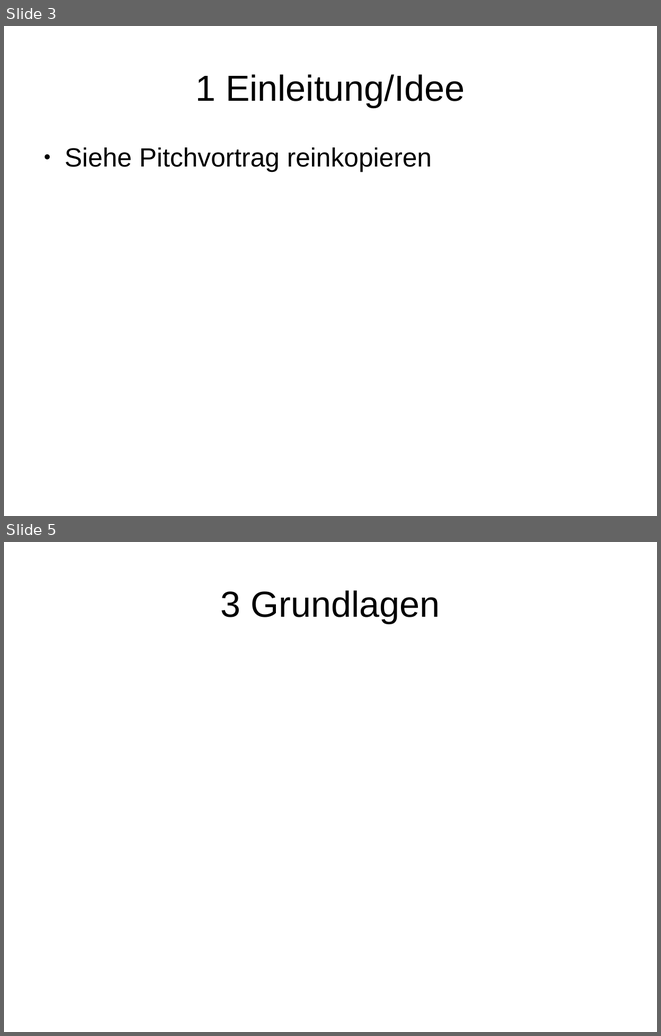
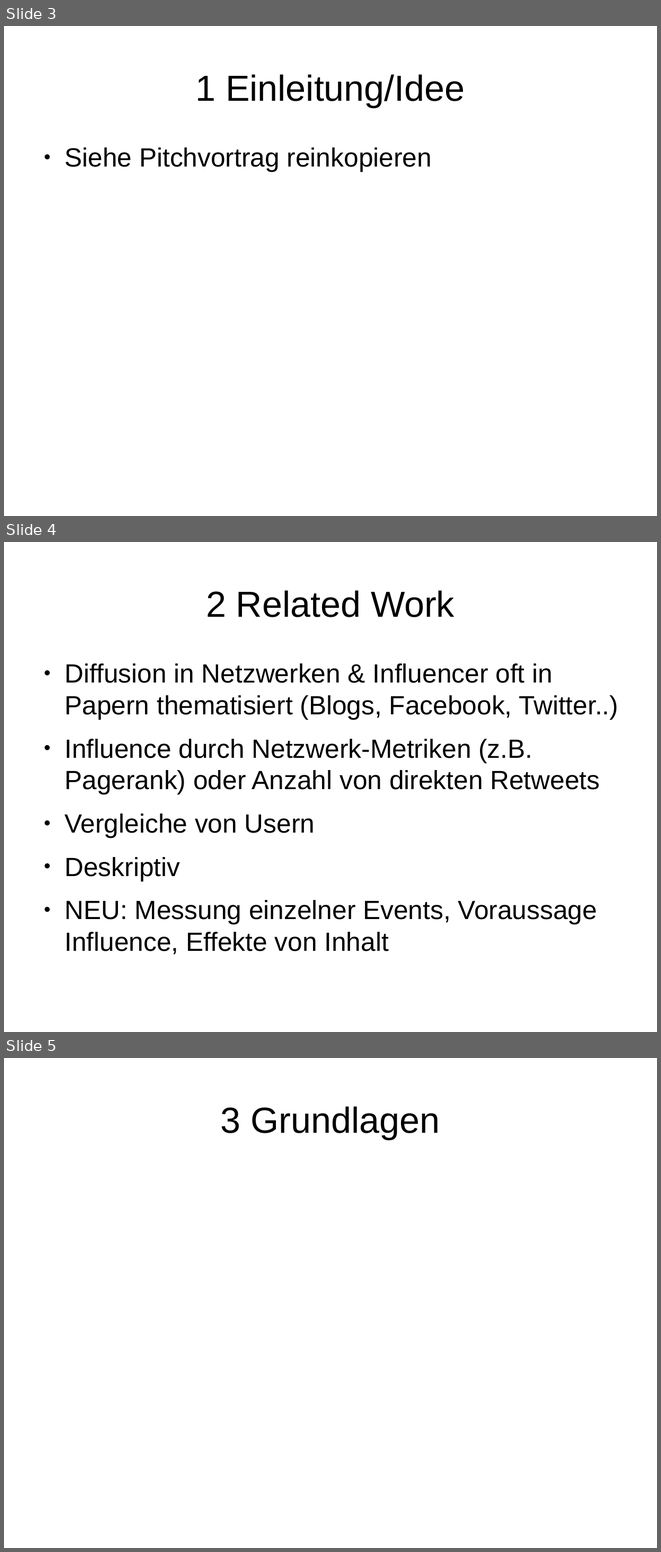
Before and after one commit to EKupfer/hello-world, a slide deck: CompAdv Vortrag.odp. Shown one above the other, each under a label of ours: slides 3 and 5 before the commit, slides 3, 4 and 5 after it; the slides between them are not shown. The pictures are 661x1036 and 661x1552 pixels, drawn with LibreOffice and Linux fonts; fonts in the diff are those of the drawing. Boxes give left, top, right and bottom in pixels: in the first picture for what was removed or moved away, otherwise in the second. Text is boxed around its words. In the diff, an @@ line names an element or a change of style, - is before the commit and + after.

```diff
--- a/CompAdv Vortrag.odp
+++ b/CompAdv Vortrag.odp
@@ slide 4 added at (4,542,657,1032), background #FFFFFF @@
@@ title added at (206,590,454,617), 44 pt, text #000000 @@
+2 Related Work
@@ text added at (64,663,619,954), 32 pt, text #000000 @@
+● Diffusion in Netzwerken & Influencer oft in Papern thematisiert (Blogs, Facebook, Twitter..)
+● Influence durch Netzwerk-Metriken (z.B. Pagerank) oder Anzahl von direkten Retweets
+● Vergleiche von Usern
+● Deskriptiv
+● NEU: Messung einzelner Events, Voraussage Influence, Effekte von Inhalt
```
Also in this commit, not shown: 5 slides changed, 10 other slides added, 3 slides removed.
